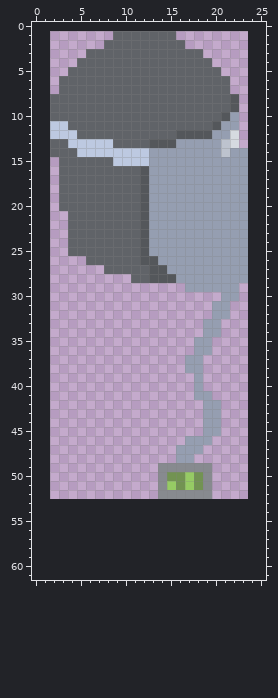
Pixel-art sprite, stored at enemys/purple/bones/head.png. Above, as it was before the edit.
The file is 22x52 pixels. Colours within 5 levels of each other are drawn and written as one. The old version is drawn lined up with the new one, on the new canvas.
Once edited:
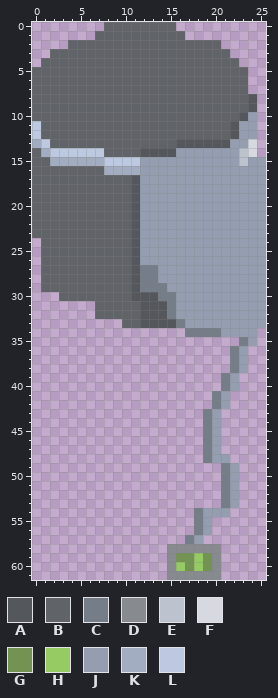
Palette (. is transparent): A #54575b  B #606368  C #757d88  D #878a8f  E #bdc3ce  F #d6dae0  G #729352  H #96cb64  J #959eb1  K #a3adc1  L #bdc9e1
Difference:
canvas 22x52 -> 26x62, the old top-left corner now at 2,1
Changed rows in their new state; - is an unchanged pixel.
first column x 0:
 0 --------BBBBBBBB----------
 1 -------BB-------B---------
 2 ----BBBB---------BBBB-----
 3 --BBBB-------------BBB----
 4 -BBBB---------------BBB---
 5 BBBB-----------------BBB--
 6 BBB-------------------BB--
 7 BBB-------------------BB--
 8 BB--------------------BBA-
 9 BB--------------------BBA-
10 BB-------------------BBAJ-
11 LBBB----------------BBAJJ-
12 LBBBB-----------BBBBBBAJJ-
13 KL--BBBBB----BBBAAAAAAJJF-
14 BKLLL---BBBBAAAA-----J-EF-
15 BBKKKKKKL---J----------EJJ
16 BBB-----KKKKJ-----------JJ
17 BBB--------AJ-----------JJ
18 BBB--------AJ-----------JJ
19 BBB--------AJ-----------JJ
20 BBB--------AJ-----------JJ
21 BBBB-------AJ-----------JJ
22 BBBB-------AJ-----------JJ
23 BBBB-------AJ-----------JJ
24 -BBB-------AJ-----------JJ
25 -BBB-------AJ-----------JJ
26 -BBBBB-----AJJ----------JJ
27 -BBBBBBB---ACCJ---------JJ
28 -BBBBBBBBBBACCJJ--------JJ
29 -BBBBBBBBBBACCCJJ------JJJ
30 ---BBBBBBBBAAACCJJJJJ--JJJ
31 -------BBBBBAAACJJJJ--JJJJ
32 -------BBBBBAAACJJJJ--JJJJ
33 ----------BBAAAACJJ--JJJJJ
34 -----------------CCCCJJJJ-
35 ------------------..---CJ-
36 ------------------..--CJ--
37 -----------------..---CJ--
38 -----------------..---CJ--
39 ------------------.--CJ---
40 ------------------.--CJ---
41 ------------------..CJ----
42 -------------------.CJ----
43 -------------------C------
44 -------------------C------
45 -------------------C------
46 -----------------..CJ-----
47 ----------------...CJ-----
48 ----------------..-CJJ----
49 --------------......-CJ---
50 --------------......-CJ---
51 --------------......-CJ---
52 --------------......-CJ---
53 ---------------------CJ---
54 ------------------CJJJ----
55 ------------------CJ------
56 ------------------CJ------
57 -----------------CJ-------
58 ---------------DDDDDD-----
59 ---------------DGGHGD-----
60 ---------------DHGHGD-----
61 ---------------DDDDDD-----
